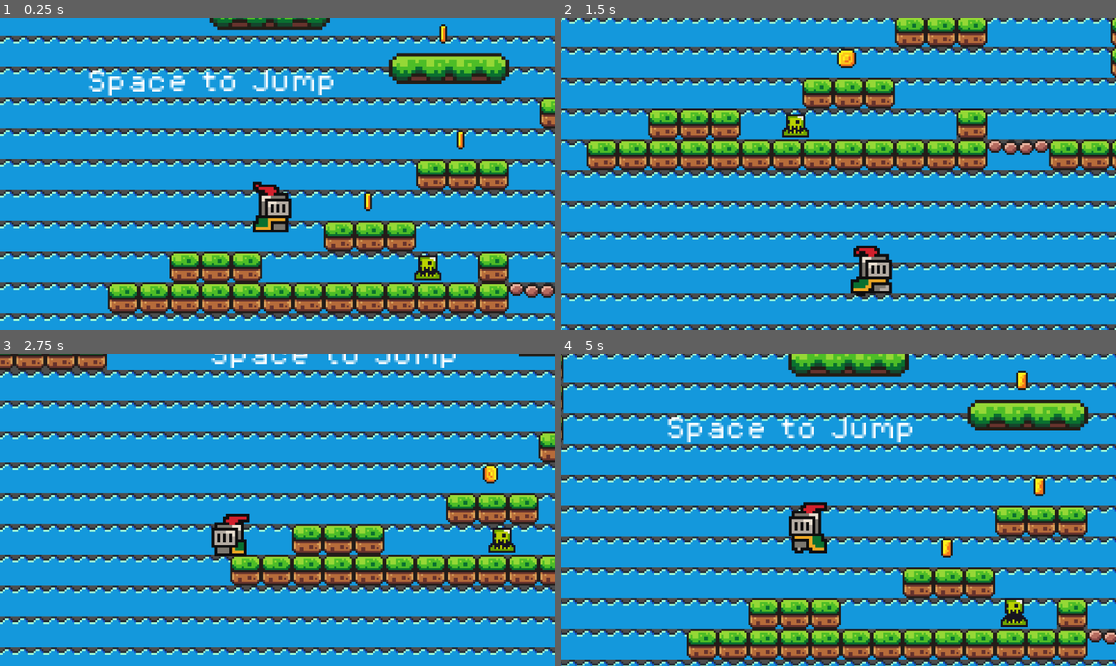
Above: before the commit, frames 1-4 (two rows, left to right).
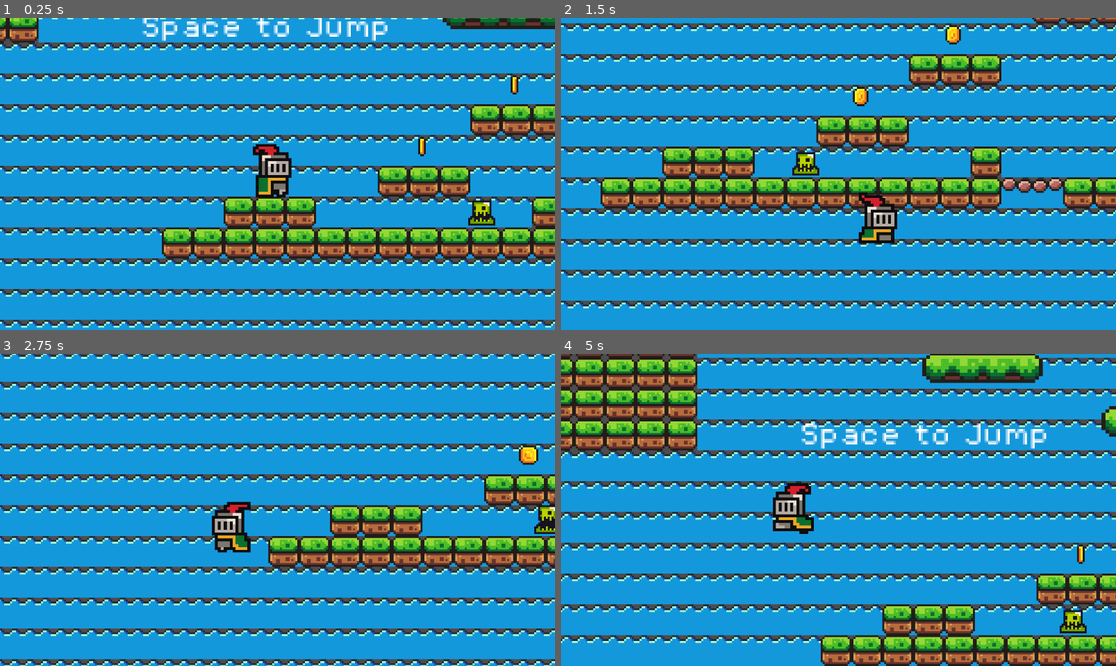
Above: after the commit, the same moments.

Repository: rookieprogramer8/GameDevelopment
Game: Godot game, scene res://Scenes/game.tscn
Two runs of this game, one before a commit and one after it. Both use one fixed random seed, a clock stepped at 60 frames per second and the inputs below.
Inputs:
- Up to frame 1 (0.25 s): no input
- Up to frame 2 (1.5 s): hold Right (move_right) from 0.53 s (still down); tap Space (jump) at 0.77 s
- Up to frame 3 (2.75 s): tap Space (jump) at 1.52 s; release Right (move_right) at 2.03 s; hold Left (move_left) from 2.03 s (still down)
- Up to frame 4 (5 s): release Left (move_left) at 2.78 s; hold Right (move_right) 2.78-4.28 s; tap Space (jump) at 3.02, 3.77, 4.52 s; hold Left (move_left) from 4.28 s (still down)

The runs differ from the first frame. In frame 1, 57% of the frame differs, in the area x 0-100%, y 0-100%; in frame 2, 57%; in frame 3, 51%; in frame 4, 59%.

Commit message:
Update game.tscn

Diff:
--- a/Scenes/game.tscn
+++ b/Scenes/game.tscn
@@ -162,6 +162,21 @@
 physics_layer_0/collision_layer = 1
 sources/2 = SubResource("TileSetAtlasSource_wrm1d")
 
+[sub_resource type="Animation" id="Animation_3dryh"]
+length = 0.001
+tracks/0/type = "value"
+tracks/0/imported = false
+tracks/0/enabled = true
+tracks/0/path = NodePath(".:position")
+tracks/0/interp = 1
+tracks/0/loop_wrap = true
+tracks/0/keys = {
+"times": PackedFloat32Array(0),
+"transitions": PackedFloat32Array(1),
+"update": 0,
+"values": [Vector2(319, -11)]
+}
+
 [sub_resource type="Animation" id="Animation_wrm1d"]
 resource_name = "forward"
 length = 1.5
@@ -179,21 +194,6 @@
 "values": [Vector2(370, -11), Vector2(319, -11)]
 }
 
-[sub_resource type="Animation" id="Animation_3dryh"]
-length = 0.001
-tracks/0/type = "value"
-tracks/0/imported = false
-tracks/0/enabled = true
-tracks/0/path = NodePath(".:position")
-tracks/0/interp = 1
-tracks/0/loop_wrap = true
-tracks/0/keys = {
-"times": PackedFloat32Array(0),
-"transitions": PackedFloat32Array(1),
-"update": 0,
-"values": [Vector2(319, -11)]
-}
-
 [sub_resource type="AnimationLibrary" id="AnimationLibrary_wowpa"]
 _data = {
 &"RESET": SubResource("Animation_3dryh"),
@@ -227,7 +227,7 @@
 layer_1/tile_data = PackedInt32Array(196608, 2, 0, 196609, 2, 0, 196610, 2, 0, 196611, 2, 0, 196612, 2, 0, 196613, 2, 0 …(657 unchanged characters)…
 
 [node name="Player" parent="." instance=ExtResource("1_ebmjs")]
-position = Vector2(23, 0)
+position = Vector2(-5, 37)
 
 [node name="Camera2D" type="Camera2D" parent="Player"]
 position = Vector2(65, -18)
@@ -280,8 +280,8 @@
 [node name="coin5" parent="Coin" instance=ExtResource("4_3dryh")]
 position = Vector2(510, -34)
 
-[node name="coin6" parent="Coin" instance=ExtResource("4_3dryh")]
-position = Vector2(437, -37)
+[node name="coin7" parent="Coin" instance=ExtResource("4_3dryh")]
+position = Vector2(874, -74)
 
 [node name="Slimes" type="Node" parent="."]
 
